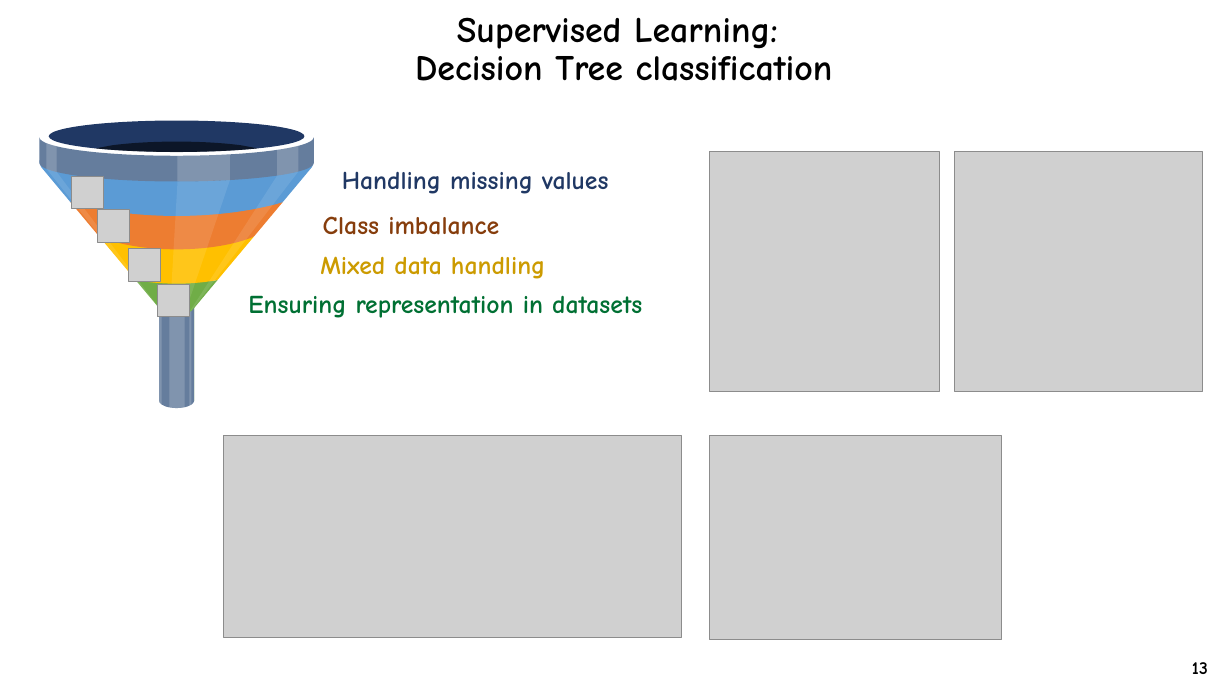
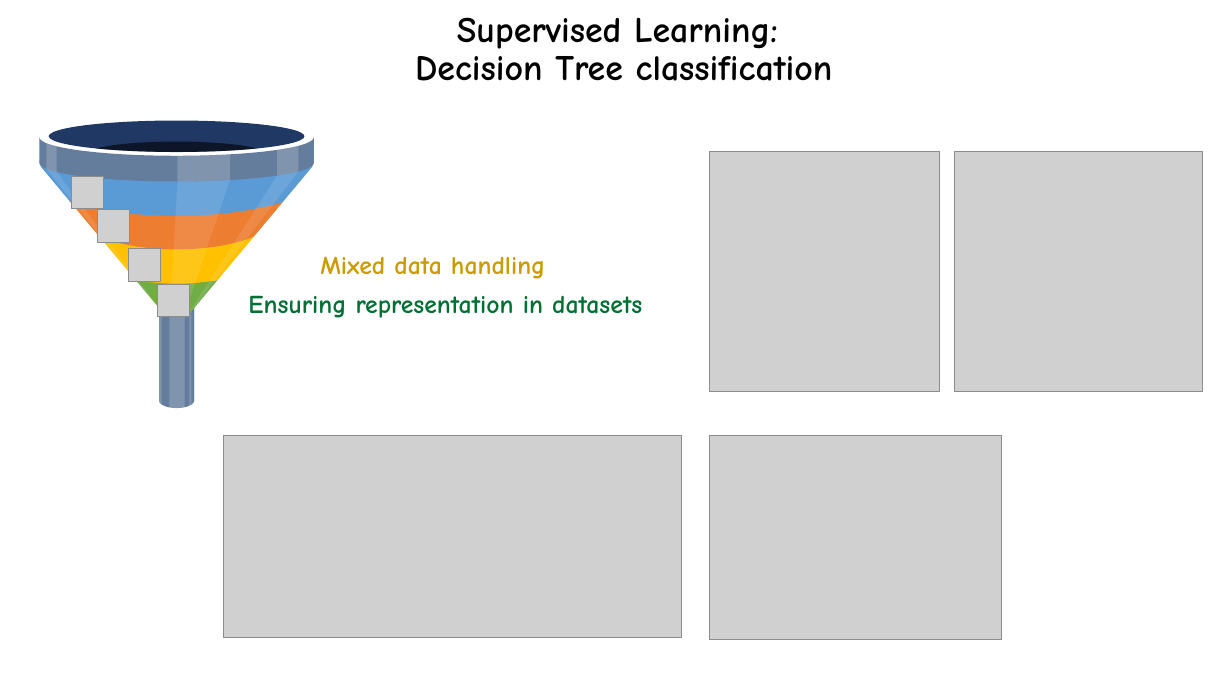
Before and after one commit to dinaomidvartehrani/Adult-Census-Income-Analysis, a slide deck: slide 6 of Presentation.pptx. Drawn at 1232x693 pixels with LibreOffice and Linux fonts; fonts in the diff are those of the drawing; grey boxes stand for pictures; background and template pictures are left out. Boxes give left, top, right and bottom in pixels: in the first picture for what was removed or moved away, otherwise in the second. Text is boxed around its words. In the diff, an @@ line names an element or a change of style, - is before the commit and + after.

```diff
--- a/Presentation.pptx
+++ b/Presentation.pptx
@@ text removed at (342, 172, 608, 194) @@
-Handling missing values
@@ text removed at (323, 216, 499, 235) @@
-Class imbalance
@@ text removed at (1192, 662, 1208, 674) @@
-13
```
Also in this commit, not shown: 5 other slides changed, 1 slide added.
